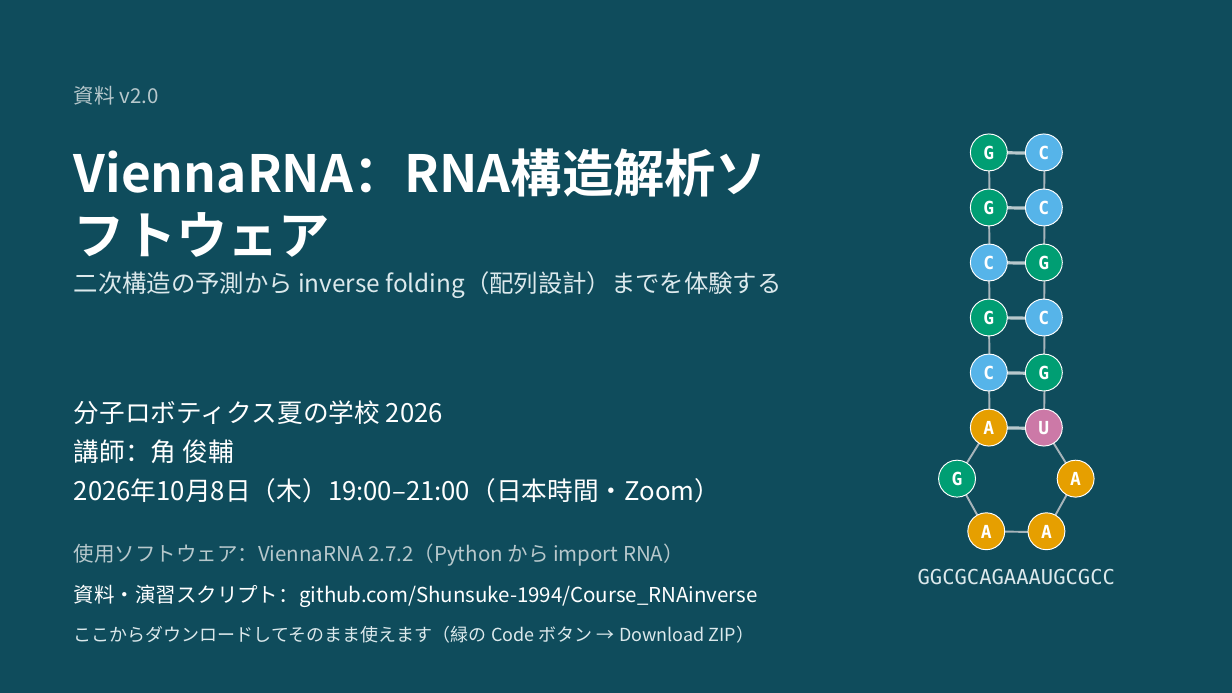
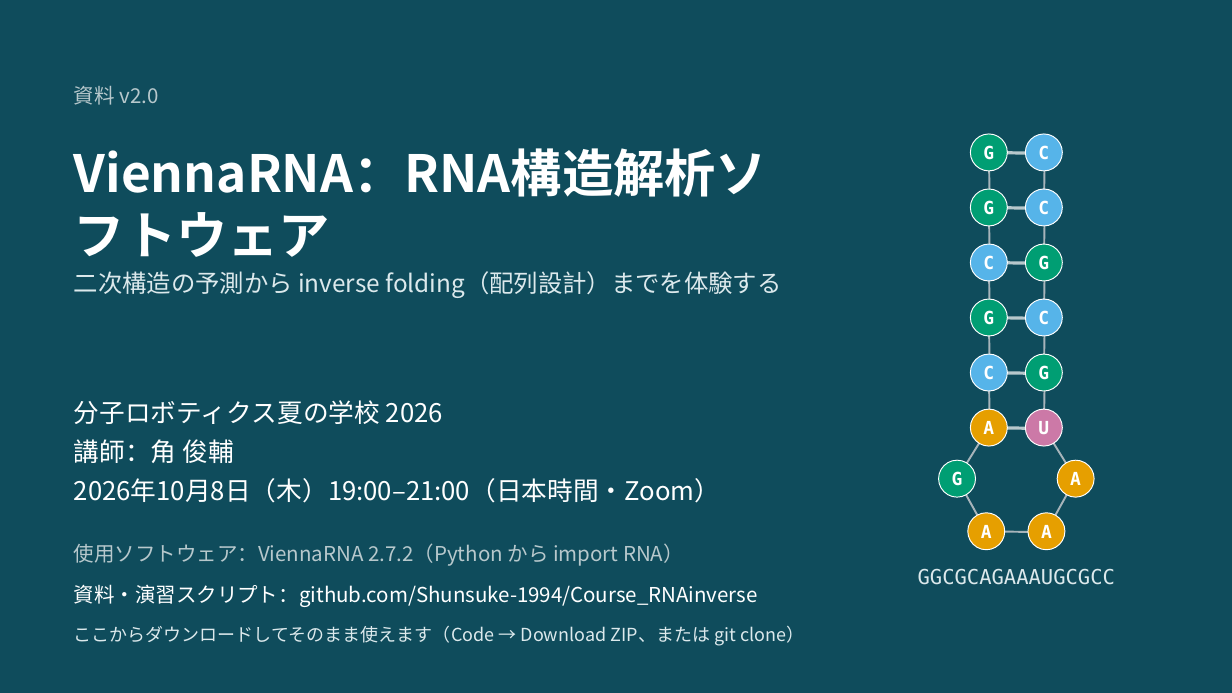
Before and after one commit to Shunsuke-1994/Course_RNAinverse, a slide deck: slide 1 of ViennaRNA_講習_v2.0.pptx. Drawn at 1232x693 pixels with LibreOffice and Linux fonts; fonts in the diff are those of the drawing. Boxes give left, top, right and bottom in pixels: in the first picture for what was removed or moved away, otherwise in the second. Text is boxed around its words. In the diff, an @@ line names an element or a change of style, - is before the commit and + after.

```diff
--- a/ViennaRNA_講習_v2.0.pptx
+++ b/ViennaRNA_講習_v2.0.pptx
@@ text at [74, 626, 804, 646]: text changed @@
-ここからダウンロードしてそのまま使えます（緑の Code ボタン → Download ZIP）
+ここからダウンロードしてそのまま使えます（Code → Download ZIP、または git clone）
```
Also in this commit, not shown: 3 other slides changed, 7 other files.
